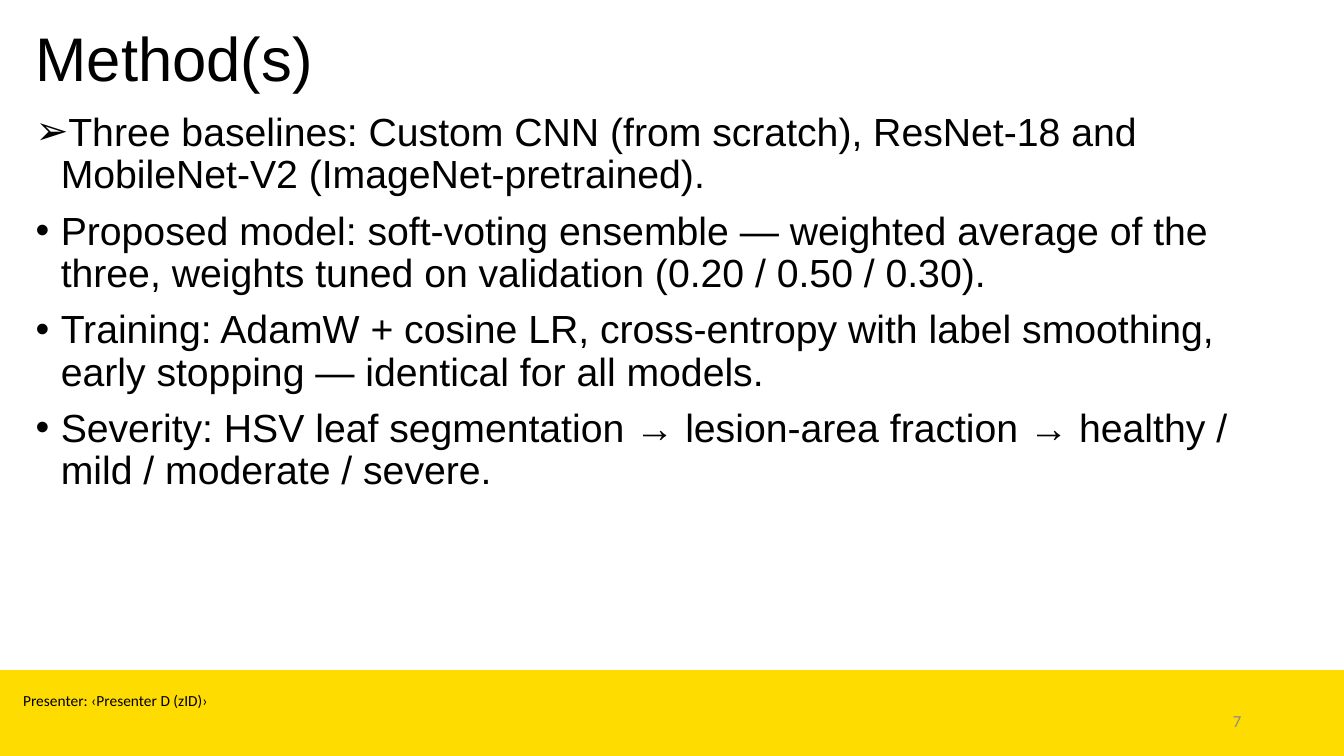
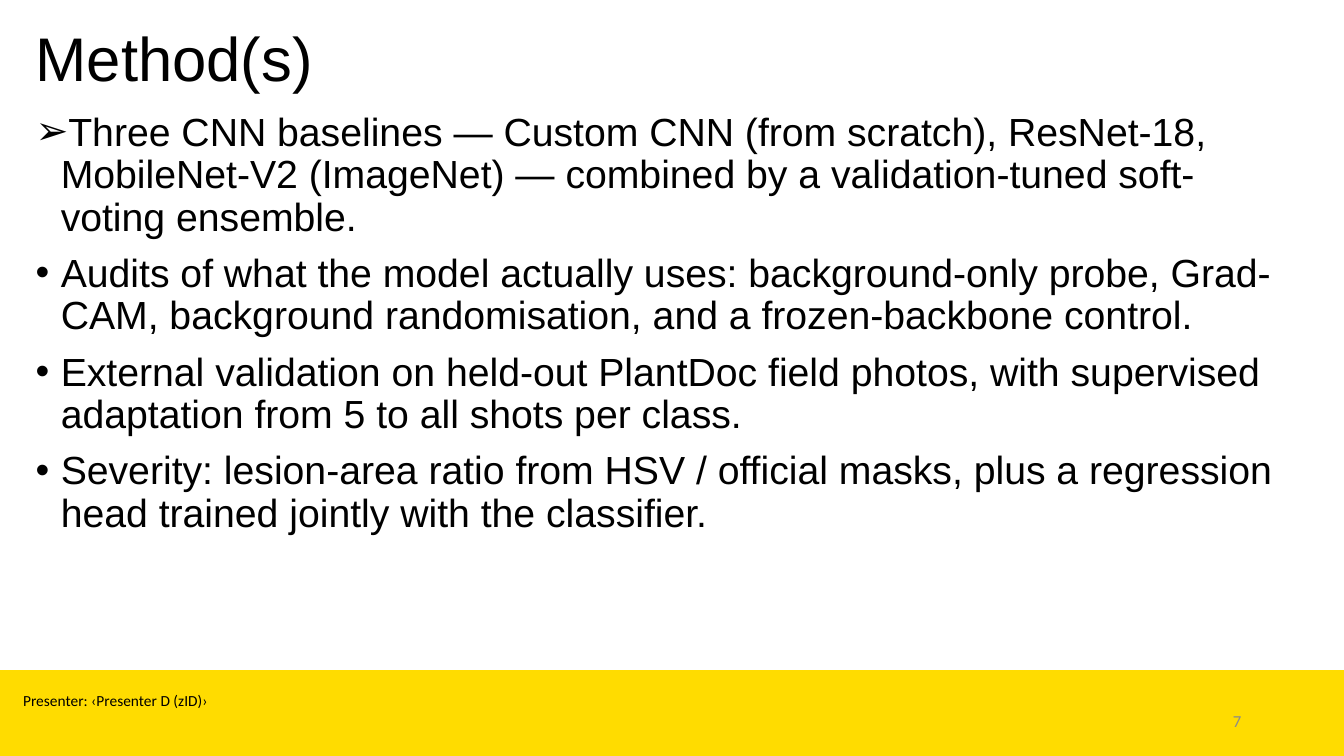
Before and after one commit to Mio812/plant-disease-detection, a slide deck: slide 7 of report/COMP9444_Presentation.pptx. Drawn at 1344x756 pixels with LibreOffice and Linux fonts; fonts in the diff are those of the drawing; background and template pictures are left out. Boxes give left, top, right and bottom in pixels: in the first picture for what was removed or moved away, otherwise in the second. Text is boxed around its words. In the diff, an @@ line names an element or a change of style, - is before the commit and + after.

Commit message:
PPT: honest numbers + the project thesis, on the UNSW template in place
The deck was the Jul-17 'benchmark solved, 99.84%' version, missing the entire argument. Updated in place (text runs only, template/layout preserved) across Method, Data Analysis, Results, Discussion and Conclusion: honest numbers (99.53/99.96, 8,215-image leaf-grouped split, 39 errors), and the thesis the deck lacked -- leaf-leakage test integrity, the field collapse to 16% and its crop-identification bottleneck, the frozen-backbone 574x control, capture-bias probes, and severity validated by three annotators plus the E26 joint head. Method slide now introduces the audits, field validation and joint-severity head that Results/Discussion reference. Team/presenter placeholders left for the team to fill. Validated by a clean PowerPoint PDF export.

```diff
--- a/report/COMP9444_Presentation.pptx
+++ b/report/COMP9444_Presentation.pptx
@@ text at [61, 117, 1272, 535]: text changed @@
-➢ Three baselines: Custom CNN (from scratch), ResNet-18 and MobileNet-V2 (ImageNet-pretrained).
-• Proposed model: soft-voting ensemble — weighted average of the three, weights tuned on validation (0.20 / 0.50 / 0.30).
-• Training: AdamW + cosine LR, cross-entropy with label smoothing, early stopping — identical for all models.
-• Severity: HSV leaf segmentation → lesion-area fraction → healthy / mild / moderate / severe.
+➢ Three CNN baselines — Custom CNN (from scratch), ResNet-18, MobileNet-V2 (ImageNet) — combined by a validation-tuned soft-voting ensemble.
+• Audits of what the model actually uses: background-only probe, Grad-CAM, background randomisation, and a frozen-backbone control.
+• External validation on held-out PlantDoc field photos, with supervised adaptation from 5 to all shots per class.
+• Severity: lesion-area ratio from HSV / official masks, plus a regression head trained jointly with the classifier.
```
Also in this commit, not shown: 4 other slides changed, 1 other file.
